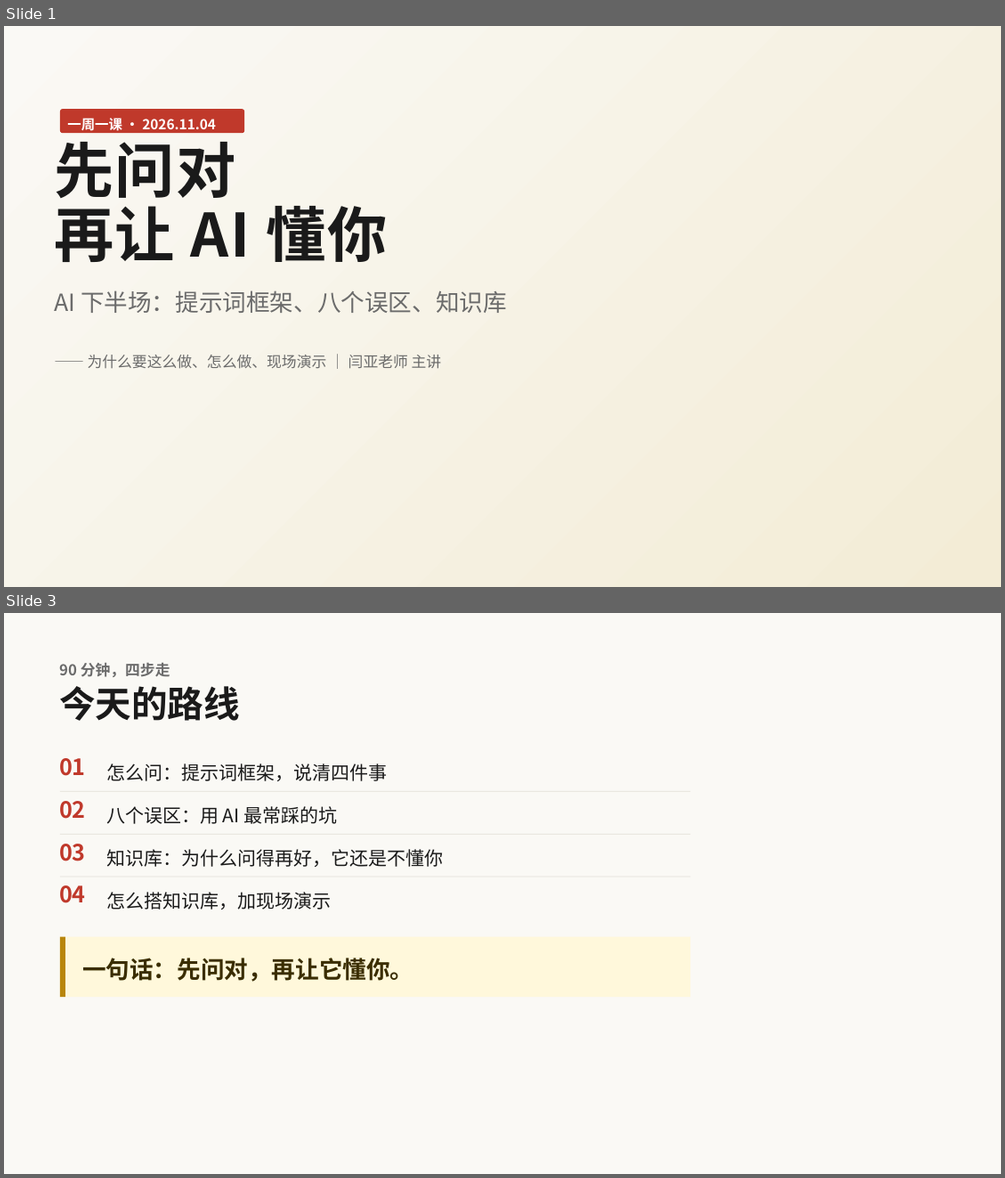
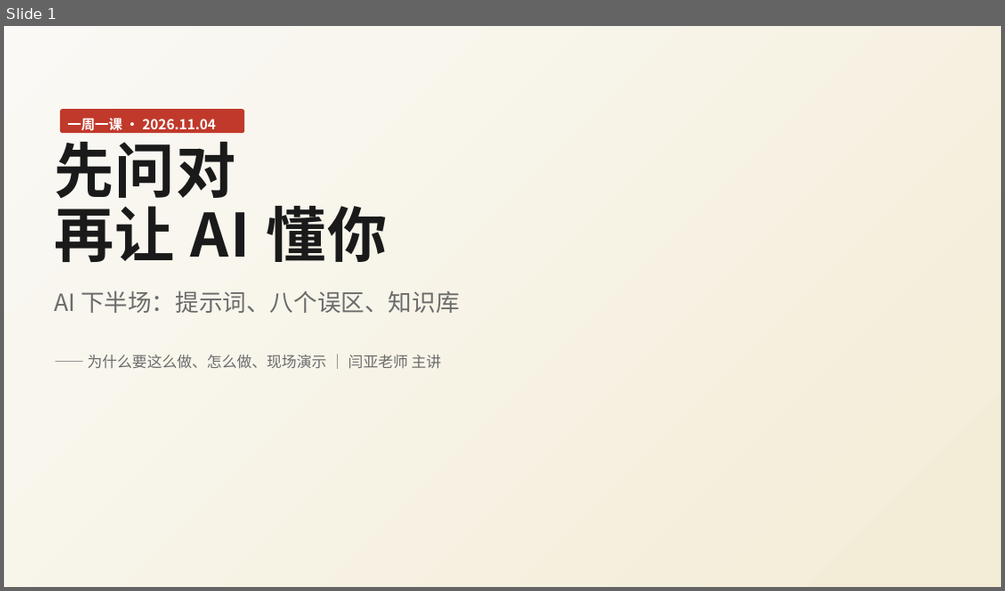
Before and after one commit to yayaaimengzhu-ops/plan, a slide deck: 11-04 先问对再让AI懂你-演示文稿·可编辑.pptx. Shown one above the other, each under a label of ours: slides 1 and 3 before the commit, slide 1 after it; the slides between them are not shown. The pictures are 1005x1178 and 1005x591 pixels, drawn with LibreOffice and Linux fonts; fonts in the diff are those of the drawing. Boxes give left, top, right and bottom in pixels: in the first picture for what was removed or moved away, otherwise in the second. Text is boxed around its words. In the diff, an @@ line names an element or a change of style, - is before the commit and + after.

```diff
--- a/11-04 先问对再让AI懂你-演示文稿·可编辑.pptx
+++ b/11-04 先问对再让AI懂你-演示文稿·可编辑.pptx
@@ slide 3 removed at (4, 613, 1001, 1174), background #FAF9F5 @@
@@ text removed at (59, 663, 170, 677) @@
-90 分钟，四步走
@@ text removed at (59, 686, 240, 721) @@
-今天的路线
@@ text removed at (59, 758, 86, 776) @@
-01
@@ text removed at (106, 763, 387, 781) @@
-怎么问：提示词框架，说清四件事
@@ rectangle removed at (60, 791, 690, 792) @@
@@ text removed at (59, 801, 86, 819) @@
-02
@@ text removed at (106, 806, 337, 824) @@
-八个误区：用 AI 最常踩的坑
@@ text removed at (59, 844, 86, 861) @@
-03
@@ rectangle removed at (60, 834, 690, 835) @@
@@ text removed at (106, 849, 443, 867) @@
-知识库：为什么问得再好，它还是不懂你
@@ rectangle removed at (60, 876, 690, 877) @@
@@ text removed at (59, 885, 86, 903) @@
-04
@@ text removed at (106, 892, 331, 909) @@
-怎么搭知识库，加现场演示
@@ rectangle removed at (60, 937, 690, 997) @@
@@ rectangle removed at (60, 937, 65, 997) @@
@@ text removed at (82, 957, 413, 981) @@
-一句话：先问对，再让它懂你。
@@ slide 1 changed as well @@
@@ text at (54, 290, 459, 313): text changed @@
-AI 下半场：提示词框架、八个误区、知识库
+AI 下半场：提示词、八个误区、知识库
```
Also in this commit, not shown: 16 other slides changed, 3 slides added, 27 other slides removed, 1 other file.
